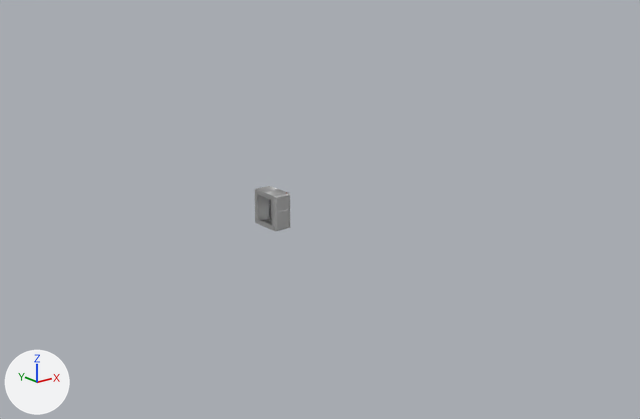
Two versions of the Blender file Project_2/PC_case.blend, one commit apart.
Both versions are drawn from a 50 mm camera at (-54.4, -75.7, 31.6) aimed at (0.2, -7.4, 4.3). The axes (+X, +Y, +Z) are drawn at lower left. The lights are the same throughout.

The scene before the commit, as lines of its bpy script (objects in view):
```python
ob_case = bpy.data.objects.new('Case', me_cube)
ob_case.parent = ob_pc
ob_case.location = (0.476, 1.476, 1.325)
ob_case.rotation_euler = (0.0, 0.0, -3.142)  # degrees (0, 0, -180)
ob_case.scale = (1.0, 1.85, 2.0)
ob_glass = bpy.data.objects.new('Glass', me_cube_013)
ob_glass.location = (-0.57, 1.48, 1.32)
ob_glass.rotation_euler = (0.0, 0.0, -3.142)  # degrees (0, 0, -180)
ob_glass.scale = (1.0, 1.85, 2.0)
ob_glass_panel = bpy.data.objects.new('Glass Panel', me_cube_010)
ob_glass_panel.parent = ob_pc
ob_glass_panel.location = (-0.548, 1.476, 1.325)
ob_glass_panel.rotation_euler = (0.0, 0.0, -3.142)  # degrees (0, 0, -180)
ob_glass_panel.scale = (1.0, 1.85, 2.0)
ob_main_panel = bpy.data.objects.new('Main Panel', me_cube_007)
ob_main_panel.parent = ob_pc
ob_main_panel.location = (0.444, -0.581, 0.833)
ob_main_panel.scale = (0.891, 0.0311, 0.681)
ob_panel_001 = bpy.data.objects.new('Panel.001', me_cube_003)
ob_panel_001.parent = ob_pc
ob_panel_001.location = (0.444, -0.581, 2.17)
ob_panel_001.scale = (0.891, 0.0311, 0.183)
ob_panel_003 = bpy.data.objects.new('Panel.003', me_cube_005)
ob_panel_003.parent = ob_pc
ob_panel_003.location = (0.444, -0.581, 2.908)
ob_panel_003.scale = (0.891, 0.0311, 0.183)
ob_sideing = bpy.data.objects.new('Sideing', me_cube_001)
ob_sideing.parent = ob_pc
ob_sideing.location = (0.473, 2.106, -0.675)
ob_sideing.rotation_euler = (0.0, 0.0, -3.142)  # degrees (0, 0, -180)
ob_sideing.scale = (1.0, 0.19, 2.0)
ob_subpanel = bpy.data.objects.new('SubPanel', me_cube_008)
ob_subpanel.parent = ob_pc
ob_subpanel.location = (0.444, -0.581, -0.256)
ob_subpanel.scale = (0.891, 0.0311, 0.261)
```
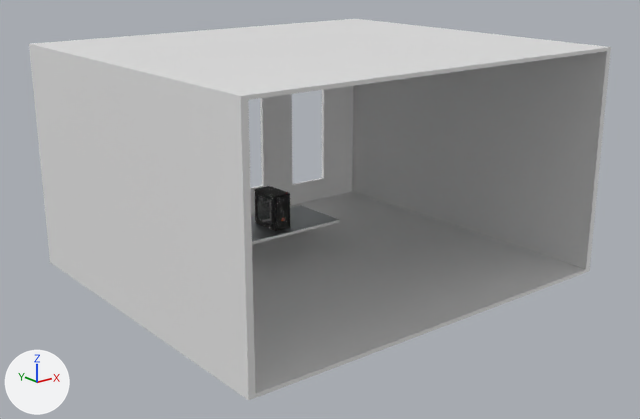
Pixel boxes (x1, y1, x2, y2) of what changed, in the pictures (640 x 419 px):
'Cube', added: after (29, 19, 611, 400)
'TableTop', added: after (251, 205, 339, 242)
'Case', recoloured (grey to black): (256, 186, 288, 225) in both
'Glass', shown: after (258, 195, 272, 225)
'Glass Panel', recoloured (grey to black): (255, 189, 275, 231) in both
'Table', added: after (252, 220, 339, 244)
'Main Panel', recoloured (grey to black): (277, 209, 290, 224) in both
'Sideing', recoloured: (274, 195, 290, 231) in both
'SubPanel', recoloured: (277, 221, 290, 230) in both
'Panel.001', recoloured: (277, 202, 290, 208) in both
'Panel', recoloured: (277, 205, 290, 211) in both
'Panel.002', recoloured: (277, 199, 290, 205) in both
'Panel.003', recoloured: (277, 196, 289, 202) in both
'Top Closure', recoloured: (275, 193, 290, 198) in both
'Bottom Closure', recoloured: (277, 227, 290, 231) in both
'Separating Bar', recoloured: (277, 208, 290, 212) in both

What changed in the scene script:
```text
Change mat_material_005:
    where n0 = _N.new('ShaderNodeOutputMaterial'); n0.name = 'Material Output'
    remove n1 = _N.new('ShaderNodeBsdfAnisotropic'); n1.name = 'Anisotropic BSDF'
    remove n1.distribution = 'GGX'
    remove n1.inputs[1].default_value = 0.447  # 'Roughness'
    remove n1.inputs[2].default_value = 0.5  # 'Anisotropy'
    remove _L.new(n1.outputs[0], n0.inputs[0])  # 'BSDF' to 'Surface'
    add n2 = _N.new('ShaderNodeEmission'); n2.name = 'Emission'
    add n2.inputs[0].default_value = (0.8, 0.8, 0.8, 1.0)  # 'Color', white #e7e7e7
    add n2.inputs[1].default_value = 5.0  # 'Strength'
    add _L.new(n2.outputs[0], n0.inputs[0])  # 'Emission' to 'Surface'
Add mat_pc_case:
    mat_pc_case = bpy.data.materials.new('PC Case')
    # nodes: BsdfAnisotropic, BsdfDiffuse, Fresnel, Gamma, Math, MixShader, OutputMaterial, TexCoord, TexVoronoi
    # colours: black #3d3d3d, white #ffffff
Add mat_material:
    mat_material = bpy.data.materials.new('Material')
    # nodes: BsdfAnisotropic, BsdfDiffuse, MixShader, OutputMaterial
    # colours: dark grey #4f4f4f, white #dde4e7
Change me_cube:
    where me_cube.from_pydata(...)  # 16 vertices, 14 faces; spans x -1.0..1.0, y -1.0..1.0, z -1.0..1.0
    remove me_cube.materials.append(mat_material_005)
    add me_cube.materials.append(mat_pc_case)
Add me_plane_003:
    me_plane_003.from_pydata([(-1.0, -1.0, 0.0), (1.0, -1.0, 0.0), (-1.0, 1.0, 0.0), (1.0, 1.0, 0.0), (-1.0, 1.0, -0.09), (-1.0, -1.0, -0.09), (1.0, -1.0, -0.09), (1.0, 1.0, -0.09)], [], [(5, 6, 7, 4), (1, 3, 7, 6), (2, 0, 5, 4), (3, 2, 4, 7), (0, 1, 6, 5)])
Add me_plane_004:
    me_plane_004.from_pydata([(-1.0, -1.0, 0.0), (1.0, -1.0, 0.0), (-1.0, 1.0, 0.0), (1.0, 1.0, 0.0)], [], [(0, 2, 3, 1)])
    me_plane_004.materials.append(mat_material)
Add me_cube_011:
    me_cube_011.from_pydata(...)  # 24 vertices, 9 faces; spans x -1.0..1.0, y -2.25..1.0, z -1.0..1.0
Change ob_glass:
    remove ob_glass.hide_set(True)  # its collection is switched off
Add ob_table:
    ob_table = bpy.data.objects.new('Table', me_plane_003)
    ob_table.location = (0.68, 1.88, 0.26)
    ob_table.scale = (6.9, 3.58, 3.58)
Add ob_tabletop:
    ob_tabletop = bpy.data.objects.new('TableTop', me_plane_004)
    ob_tabletop.location = (0.68, 1.88, 0.26)
    ob_tabletop.scale = (6.9, 3.58, 3.58)
Add ob_cube:
    ob_cube = bpy.data.objects.new('Cube', me_cube_011)
    ob_cube.location = (0.78, 1.33, 9.17)
    ob_cube.scale = (21.7, 11.7, 11.7)
    _m = ob_cube.modifiers.new('Solidify', 'SOLIDIFY')
    _m.thickness = 0.042
    _m.nonmanifold_thickness_mode = 'FIXED'
    _m.nonmanifold_merge_threshold = 0.0003
```
